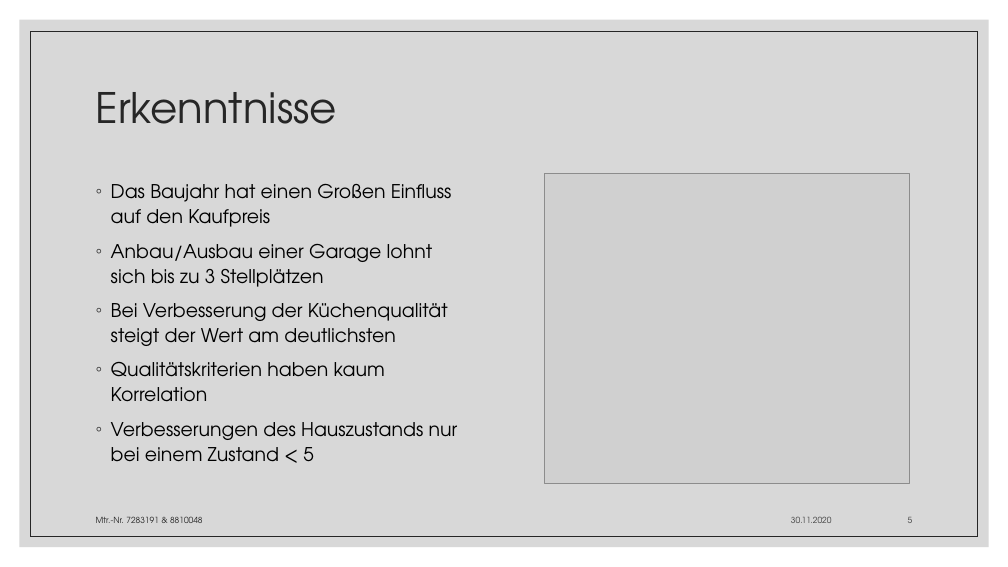
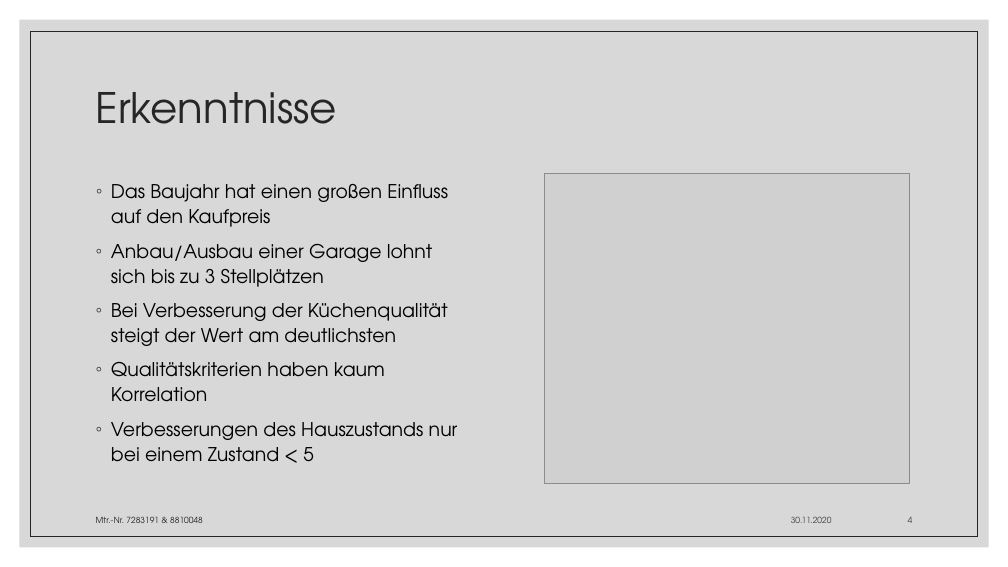
Before and after one commit to CrossField1973/DataScienceProject_01, a slide deck: slide 4 of Prognose von Immobilienpreisen.pptx (slide 5 before the commit). Drawn at 1008x567 pixels with LibreOffice and Linux fonts; fonts in the diff are those of the drawing; grey boxes stand for pictures. Boxes give left, top, right and bottom in pixels: in the first picture for what was removed or moved away, otherwise in the second. Text is boxed around its words. In the diff, an @@ line names an element or a change of style, - is before the commit and + after.

```diff
--- a/Prognose von Immobilienpreisen.pptx
+++ b/Prognose von Immobilienpreisen.pptx
@@ text at (111, 184, 448, 227): text changed @@
-◦ Das Baujahr hat einen Großen Einfluss auf den Kaufpreis
+◦ Das Baujahr hat einen großen Einfluss auf den Kaufpreis
@@ page number at (908, 517, 913, 523): text changed @@
-5
+4
```
Also in this commit, not shown: 3 other slides changed.
